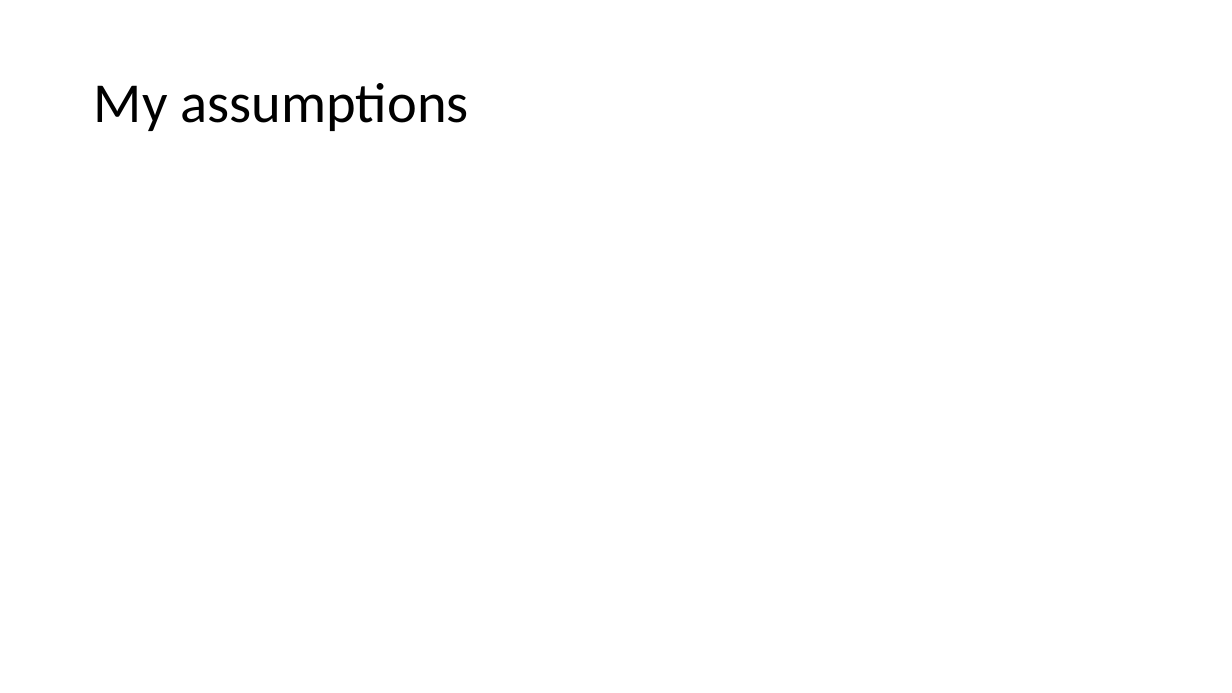
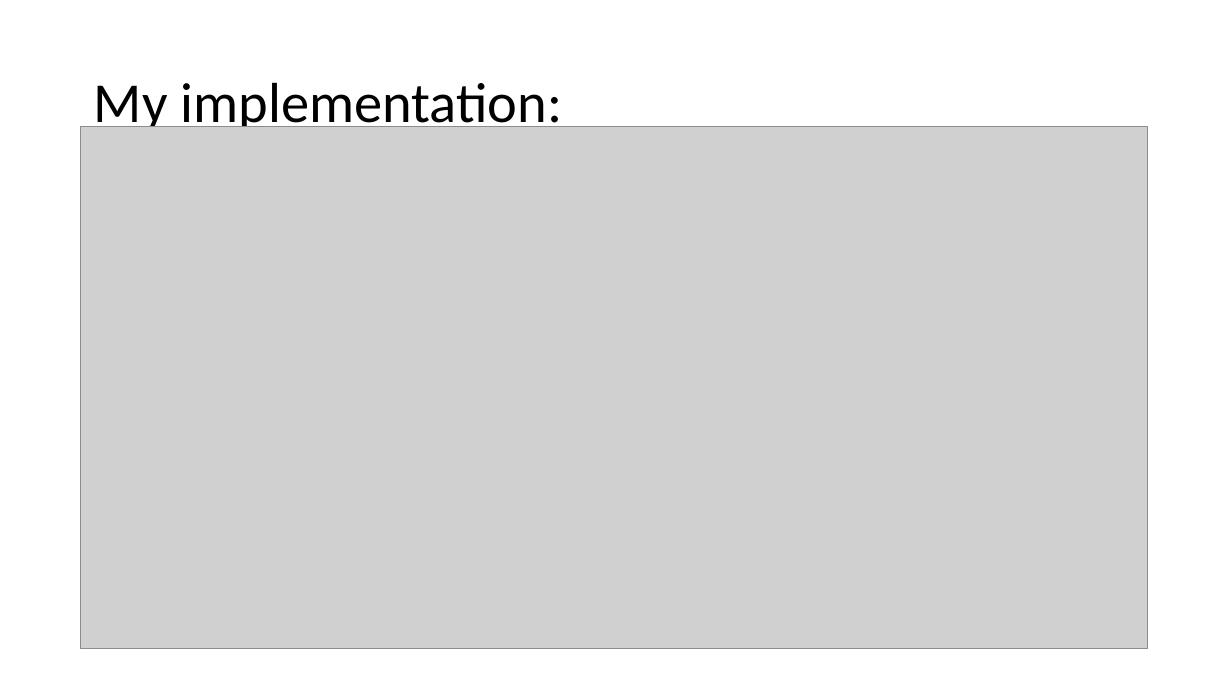
Before and after one commit to lepaulse/fifo, a slide deck: slide 4 of Asynchronous FIFO.pptx (slide 5 before the commit). Drawn at 1232x693 pixels with LibreOffice and Linux fonts; fonts in the diff are those of the drawing; grey boxes stand for pictures. Boxes give left, top, right and bottom in pixels: in the first picture for what was removed or moved away, otherwise in the second. Text is boxed around its words. In the diff, an @@ line names an element or a change of style, - is before the commit and + after.

```diff
--- a/Asynchronous FIFO.pptx
+++ b/Asynchronous FIFO.pptx
@@ title at <box>94,82,562,135</box>: text changed @@
-My assumptions
+My implementation:
@@ picture added at <box>80,127,1148,649</box> @@
```
Also in this commit, not shown: 2 other slides changed, 1 slide removed, 2 other files.
